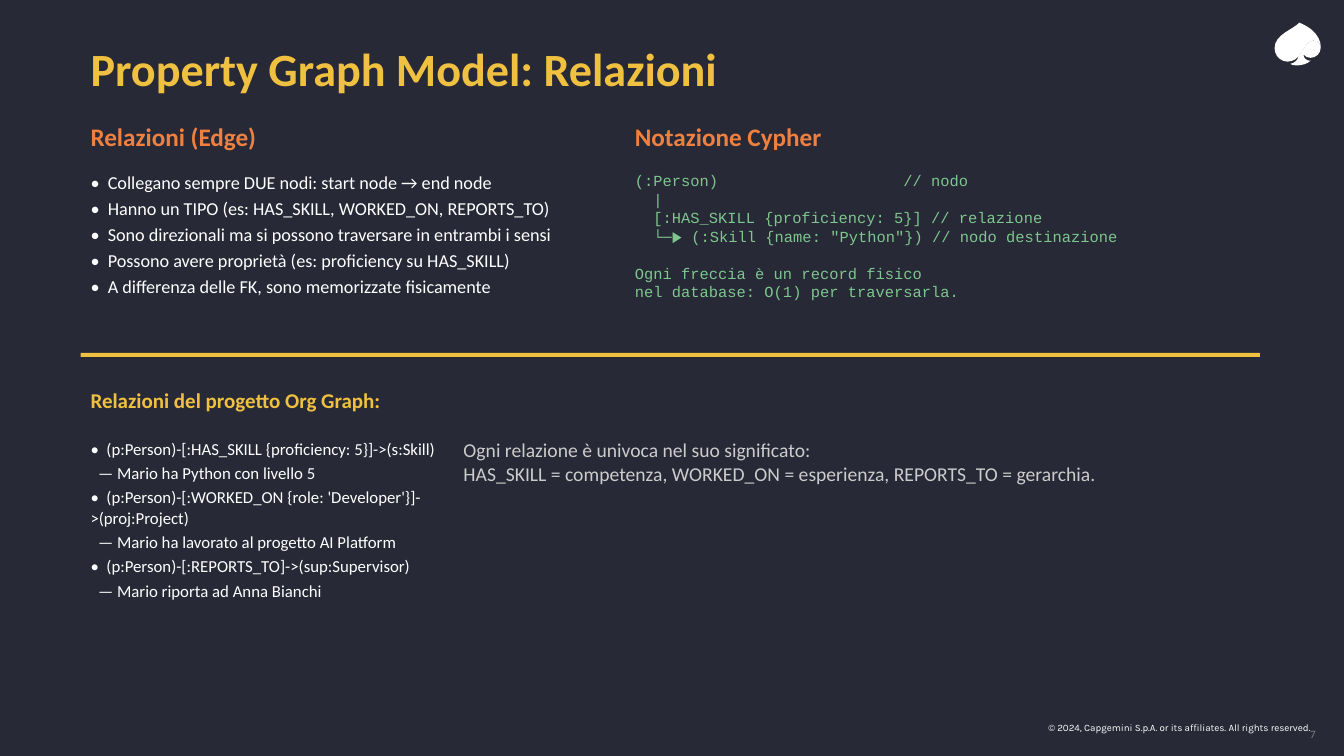
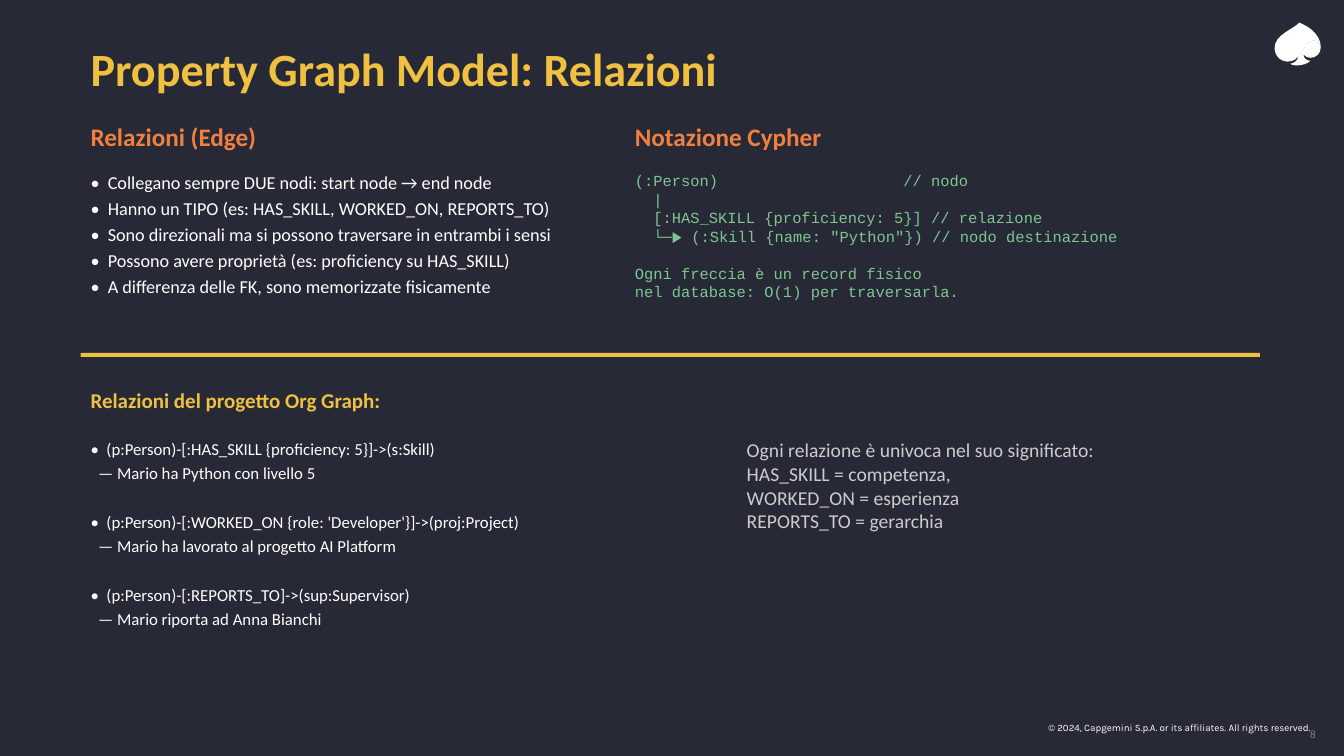
Before and after one commit to leobcc/neo4j-training-course-material, a slide deck: slide 8 of slides/session-01/session-01.pptx (slide 7 before the commit). Drawn at 1344x756 pixels with LibreOffice and Linux fonts; fonts in the diff are those of the drawing. Boxes give left, top, right and bottom in pixels: in the first picture for what was removed or moved away, otherwise in the second. Text is boxed around its words. In the diff, an @@ line names an element or a change of style, - is before the commit and + after.

```diff
--- a/slides/session-01/session-01.pptx
+++ b/slides/session-01/session-01.pptx
@@ text "• (p:Person)-[:HAS_SKILL {proficiency: 5}]->(s:Skill)" rewrapped from (x1=91, y1=443, x2=434, y2=600) to (x1=106, y1=443, x2=519, y2=628) @@
@@ text at (x1=747, y1=443, x2=1094, y2=532): text changed @@
-Ogni relazione è univoca nel suo significato:
-HAS_SKILL = competenza, WORKED_ON = esperienza, REPORTS_TO = gerarchia.
+Ogni relazione è univoca nel suo significato:
+HAS_SKILL = competenza,
+WORKED_ON = esperienza
+REPORTS_TO = gerarchia
@@ page number at (x1=1310, y1=730, x2=1316, y2=738): text changed @@
-7
+8
```
Also in this commit, not shown: 3 other slides changed, 1 slide added.
